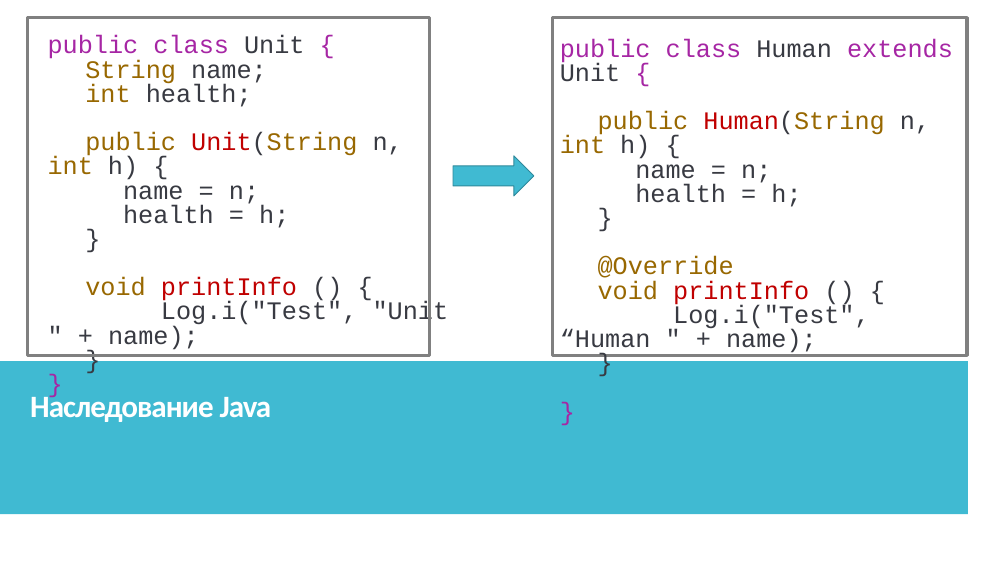
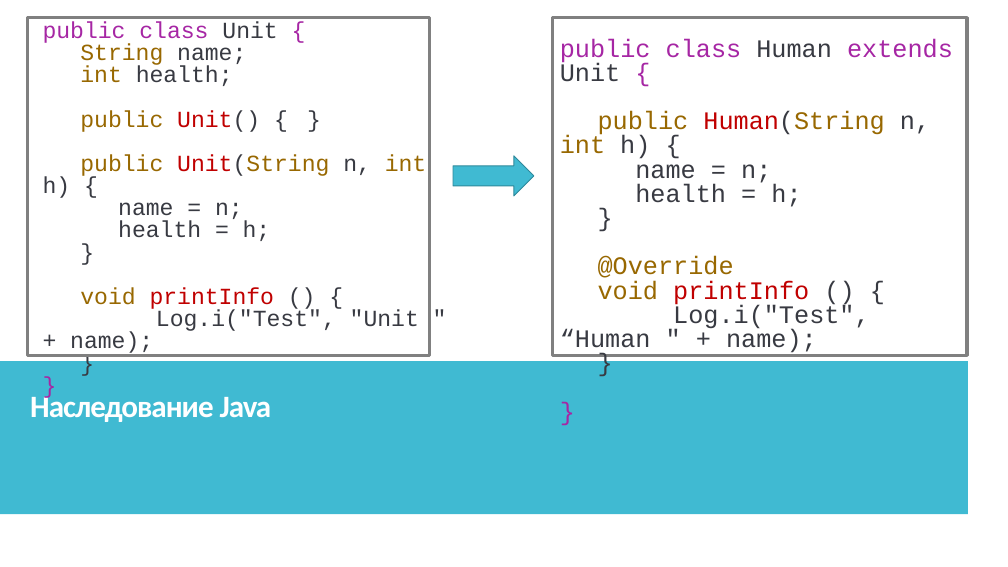
Before and after one commit to IriEfremova/LessonsCube, a slide deck: slide 7 of Android/Lesson12/PrincipOOP.pptx. Drawn at 1008x567 pixels with LibreOffice and Linux fonts; fonts in the diff are those of the drawing. Boxes give left, top, right and bottom in pixels: in the first picture for what was removed or moved away, otherwise in the second. Text is boxed around its words. In the diff, an @@ line names an element or a change of style, - is before the commit and + after.

```diff
--- a/Android/Lesson12/PrincipOOP.pptx
+++ b/Android/Lesson12/PrincipOOP.pptx
@@ text "public class Unit {" moved from (x1=48, y1=35, x2=449, y2=350) to (x1=43, y1=21, x2=427, y2=356) @@
@@ text at (x1=43, y1=21, x2=427, y2=356): size 24 to 22 pt in "public class Unit {", "String name;", "int health;", "public Unit(String n, int h) {" and 5 more places @@
@@ text at (x1=80, y1=110, x2=260, y2=132): paragraph added @@
+public Unit() { }
```
Also in this commit, not shown: 1 other slide changed, 4 slides added, 3 other files.
